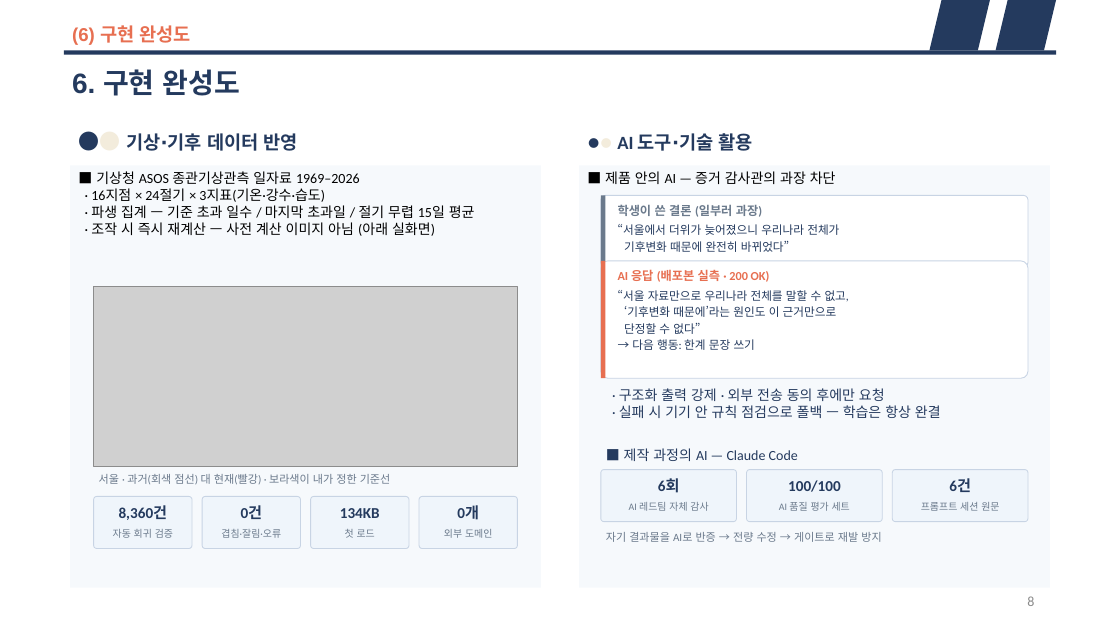
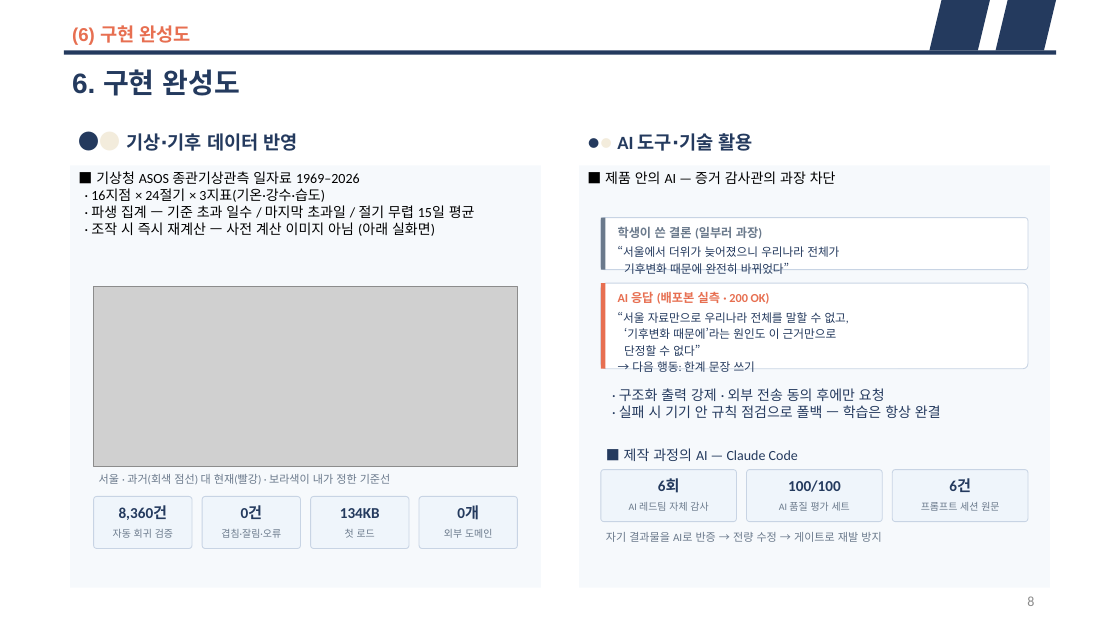
Before and after one commit to DONGJUN92/weather-24solar-terms, a slide deck: slide 8 of 발표자료_Weather24_신동준.pptx. Drawn at 1120x630 pixels with LibreOffice and Linux fonts; fonts in the diff are those of the drawing; grey boxes stand for pictures. Boxes give left, top, right and bottom in pixels: in the first picture for what was removed or moved away, otherwise in the second. Text is boxed around its words. In the diff, an @@ line names an element or a change of style, - is before the commit and + after.

```diff
--- a/발표자료_Weather24_신동준.pptx
+++ b/발표자료_Weather24_신동준.pptx
@@ rounded rectangle: place and size @@
-rounded rectangle at (601,196,1028,267)
+rounded rectangle at (601,218,1028,270)
@@ rectangle: place and size @@
-rectangle at (601,196,606,267)
+rectangle at (601,218,606,270)
@@ rounded rectangle: place and size @@
-rounded rectangle at (601,261,1028,379)
+rounded rectangle at (601,283,1028,369)
@@ rectangle: place and size @@
-rectangle at (601,261,606,379)
+rectangle at (601,283,606,369)
@@ 4 texts: place and size @@
-4 texts at (618,204,849,350)
+4 texts at (618,226,849,372)
```
Also in this commit, not shown: 2 other slides changed, 5 other files.
